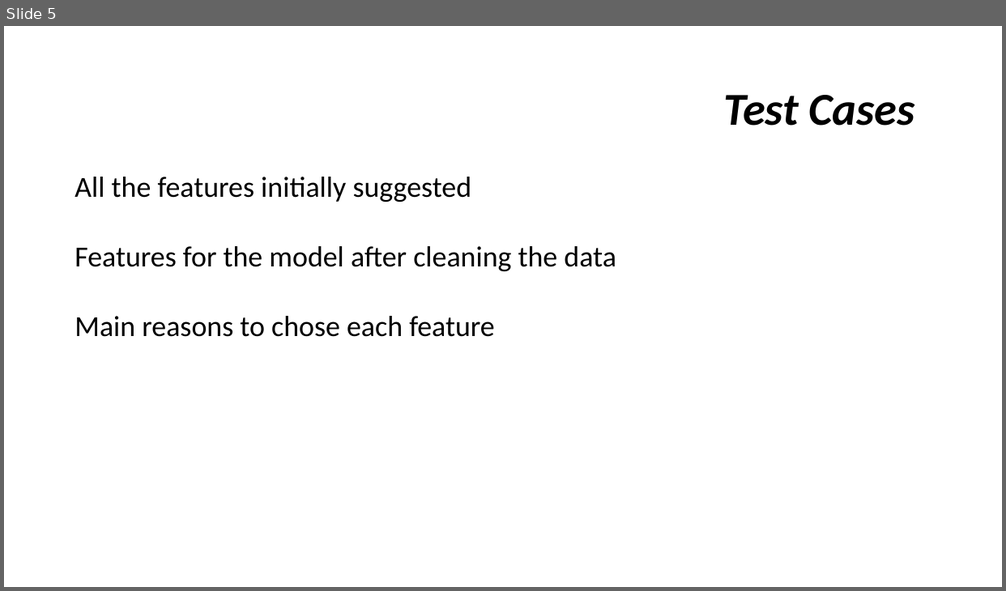
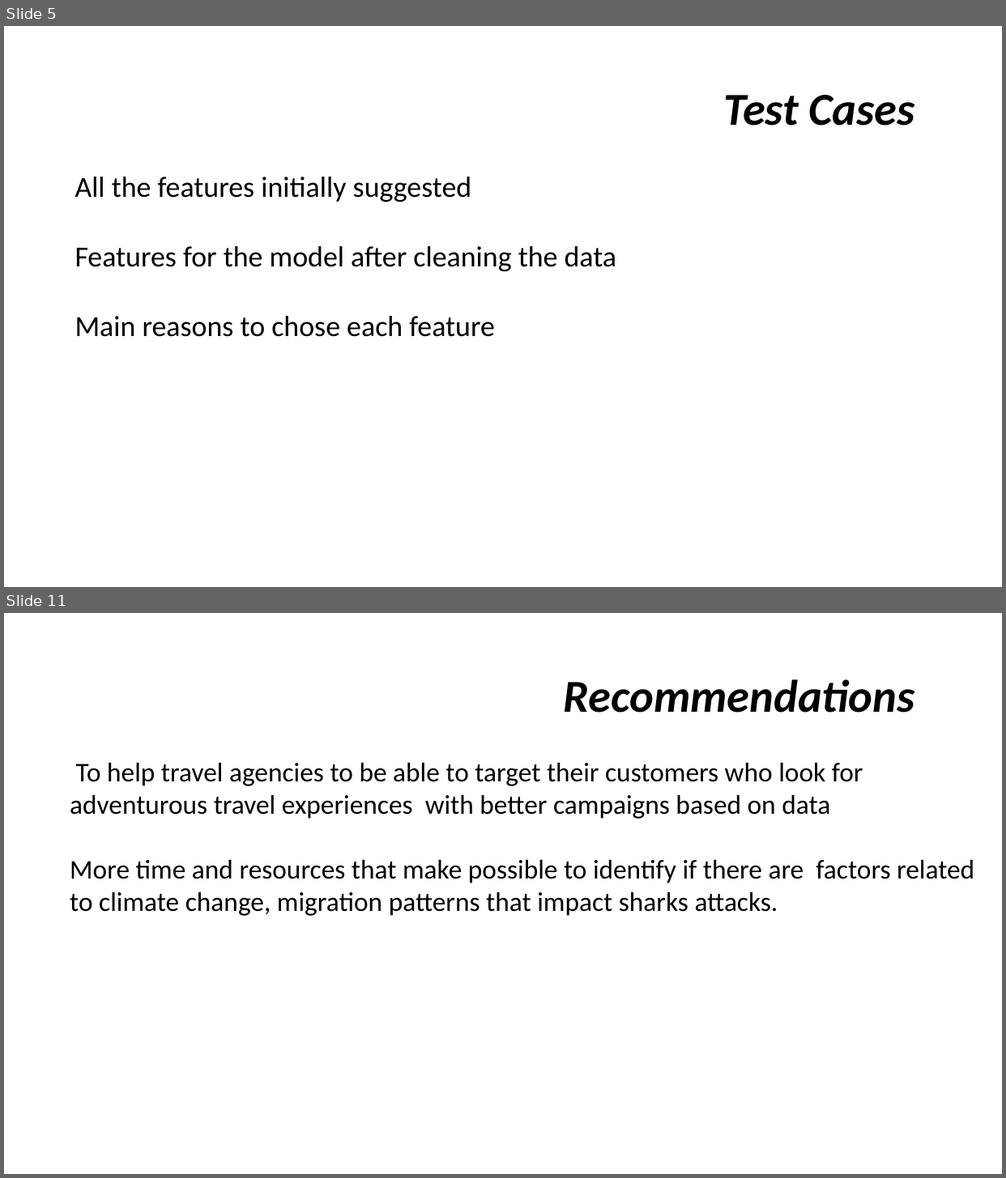
Before and after one commit to gcolareta/Shark_Attacks, a slide deck: Presentation/Shark attacks.pptx. Shown one above the other, each under a label of ours: slide 5 before the commit, slides 5 and 11 after it; the slides between them are not shown. The pictures are 1006x591 and 1006x1178 pixels, drawn with LibreOffice and Linux fonts; fonts in the diff are those of the drawing. Boxes give left, top, right and bottom in pixels: in the first picture for what was removed or moved away, otherwise in the second. Text is boxed around its words. In the diff, an @@ line names an element or a change of style, - is before the commit and + after.

```diff
--- a/Presentation/Shark attacks.pptx
+++ b/Presentation/Shark attacks.pptx
@@ slide 11 added at bbox=[4, 613, 1002, 1174], background #FFFFFF @@
@@ title added at bbox=[564, 679, 915, 713], 44 pt, text #000000, bold, italic @@
+Recommendations
@@ text added at bbox=[70, 763, 974, 916], 26 pt, text #000000 @@
+To help travel agencies to be able to target their customers who look for adventurous travel experiences with better campaigns based on data
+More time and resources that make possible to identify if there are factors related to climate change, migration patterns that impact sharks attacks.
```
Also in this commit, not shown: 5 slides changed, 4 other slides added, 2 slides removed.
